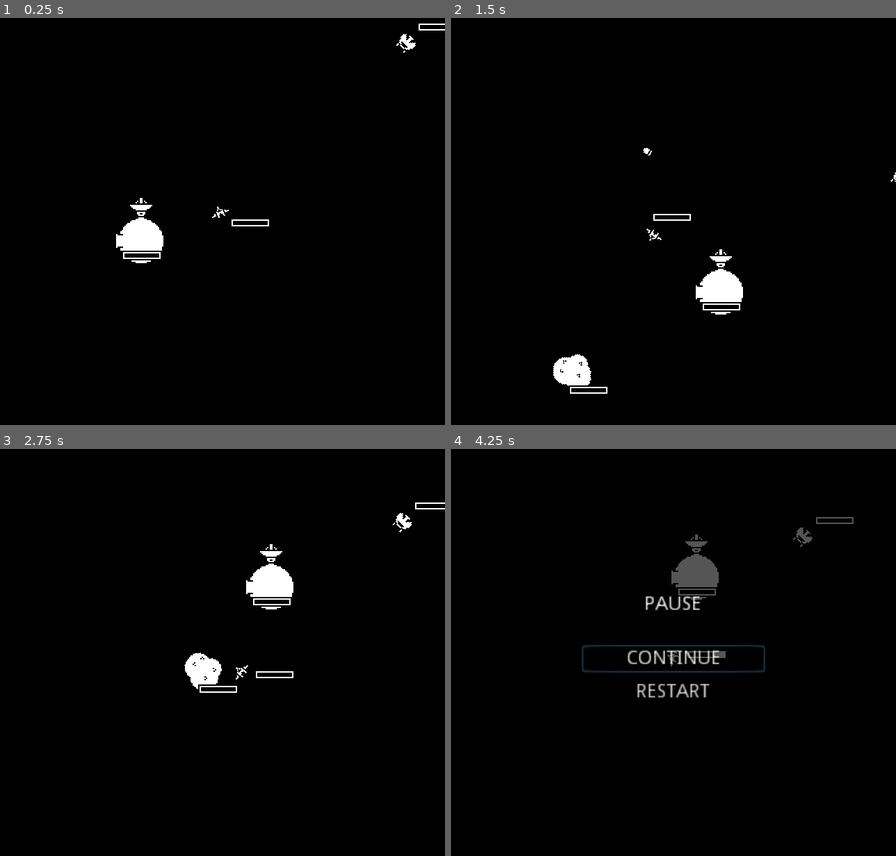
Above: before the commit, frames 1-4 (two rows, left to right).
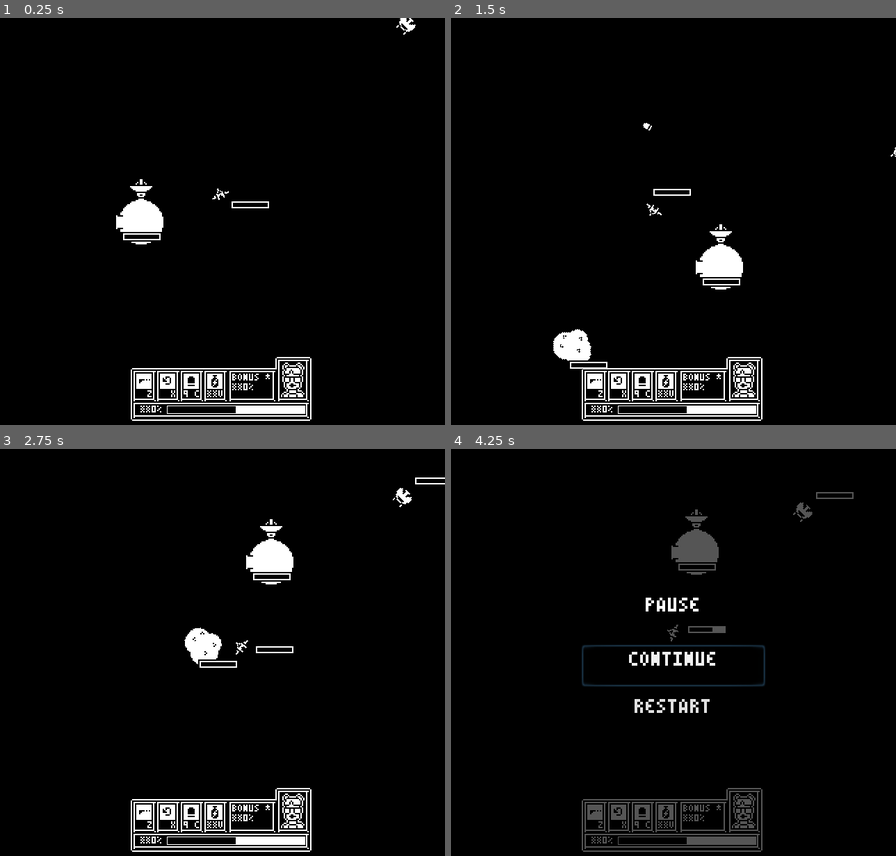
Above: after the commit, the same moments.

Repository: rthurmed/OrbitDefender
Game: Godot game, scene res://src/levels/Main.tscn
The game is run twice, just before and just after one commit, with the same random seed, the same clock (stepped at 60 frames per second) and the same inputs. Sound files missing from this copy of the repository are replaced by a short silence.
Inputs:
- Up to frame 1 (0.25 s): no input
- Up to frame 2 (1.5 s): tap C (bomb) at 0.6 s; tap Up (higher) at 1.35 s
- Up to frame 3 (2.75 s): tap X (invert) at 2.1 s
- Up to frame 4 (4.25 s): tap Down (lower) at 2.85 s; tap Z (shoot) at 3.6 s; tap Escape (pause) at 4.15 s

The runs differ from the first frame. In frame 1, 3.7% of the frame differs, in the area x 26-100%, y 0-99%; in frame 2, 4.7%; in frame 3, 5.0%; in frame 4, 5.8%, in the area x 29-91%, y 10-99%.

Commit message:
Implemented initial version of the UI

Diff:
--- /dev/null
+++ b/assets/ui/font/default_font.tres
@@ -0,0 +1,9 @@
+[gd_resource type="DynamicFont" load_steps=2 format=2]
+
+[ext_resource path="res://assets/ui/font/Last Spaceship.ttf" type="DynamicFontData" id=1]
+
+[resource]
+size = 8
+use_mipmaps = true
+extra_spacing_top = 8
+font_data = ExtResource( 1 )
--- /dev/null
+++ b/assets/ui/font/ui_font.tres
@@ -0,0 +1,8 @@
+[gd_resource type="DynamicFont" load_steps=2 format=2]
+
+[ext_resource path="res://assets/ui/font/Last Spaceship.ttf" type="DynamicFontData" id=1]
+
+[resource]
+use_mipmaps = true
+extra_spacing_top = 8
+font_data = ExtResource( 1 )
--- a/project.godot
+++ b/project.godot
@@ -49,6 +49,10 @@
 window/size/test_height=672
 window/stretch/mode="2d"
 window/stretch/aspect="expand"
+
+[gui]
+
+theme/custom_font="res://assets/ui/font/default_font.tres"
 
 [importer_defaults]
 
--- a/src/game/ship/Ship.tscn
+++ b/src/game/ship/Ship.tscn
@@ -96,6 +96,7 @@
 [node name="Camera2D" type="Camera2D" parent="RotatoryAxis/Spaceship"]
 current = true
 smoothing_enabled = true
+offset_v = 0.6
 
 [node name="AnimationPlayer" type="AnimationPlayer" parent="RotatoryAxis/Spaceship"]
 anims/RESET = SubResource( 3 )
--- a/src/levels/Main.tscn
+++ b/src/levels/Main.tscn
@@ -1,9 +1,18 @@
-[gd_scene load_steps=5 format=2]
+[gd_scene load_steps=11 format=2]
 
 [ext_resource path="res://src/game/Planet.tscn" type="PackedScene" id=1]
 [ext_resource path="res://src/game/logic/SpawnEnemies.tscn" type="PackedScene" id=2]
 [ext_resource path="res://src/game/ship/Ship.tscn" type="PackedScene" id=3]
 [ext_resource path="res://src/game/logic/SpawnAsteroids.tscn" type="PackedScene" id=4]
+[ext_resource path="res://assets/ui/shell.png" type="Texture" id=5]
+[ext_resource path="res://assets/ui/font/default_font.tres" type="DynamicFont" id=6]
+[ext_resource path="res://assets/ui/progress_fg.tres" type="StyleBox" id=7]
+[ext_resource path="res://assets/ui/progress_bg.tres" type="StyleBox" id=8]
+[ext_resource path="res://assets/ui/portrait-Sheet.png" type="Texture" id=9]
+
+[sub_resource type="AtlasTexture" id=1]
+atlas = ExtResource( 9 )
+region = Rect2( 34, 0, 17, 25 )
 
 [node name="Main" type="Node2D"]
 
@@ -16,3 +25,98 @@
 [node name="SpawnEnemies" parent="." instance=ExtResource( 2 )]
 
 [node name="SpawnAsteroids" parent="." instance=ExtResource( 4 )]
+
+[node name="UI" type="CanvasLayer" parent="."]
+
+[node name="HUD" type="Control" parent="UI"]
+anchor_right = 1.0
+anchor_bottom = 1.0
+
+[node name="Shell" type="TextureRect" parent="UI/HUD"]
+anchor_left = 0.5
+anchor_top = 1.0
+anchor_right = 0.5
+anchor_bottom = 1.0
+margin_left = -80.0
+margin_top = -65.0
+margin_right = 80.0
+texture = ExtResource( 5 )
+
+[node name="Indicators" type="Control" parent="UI/HUD/Shell"]
+margin_right = 40.0
+margin_bottom = 40.0
+
+[node name="BombCount" type="Control" parent="UI/HUD/Shell/Indicators"]
+margin_left = 51.0
+margin_top = 20.0
+margin_right = 64.0
+margin_bottom = 39.0
+
+[node name="Label" type="Label" parent="UI/HUD/Shell/Indicators/BombCount"]
+margin_left = 1.0
+margin_top = 8.0
+margin_right = 9.0
+margin_bottom = 24.0
+text = "9"
+
+[node name="BoostCount" type="Control" parent="UI/HUD/Shell/Indicators"]
+margin_left = 68.0
+margin_top = 20.0
+margin_right = 81.0
+margin_bottom = 39.0
+
+[node name="Label" type="Label" parent="UI/HUD/Shell/Indicators/BoostCount"]
+margin_left = 1.0
+margin_top = 8.0
+margin_right = 9.0
+margin_bottom = 24.0
+text = "~~"
+
+[node name="Progress" type="Control" parent="UI/HUD/Shell"]
+margin_right = 126.0
+margin_bottom = 11.0
+
+[node name="Label" type="Label" parent="UI/HUD/Shell/Progress"]
+margin_left = 18.0
+margin_top = 39.0
+margin_right = 40.0
+margin_bottom = 55.0
+custom_fonts/font = ExtResource( 6 )
+text = "~~0%"
+align = 1
+uppercase = true
+
+[node name="ProgressBar" type="ProgressBar" parent="UI/HUD/Shell/Progress"]
+margin_left = 39.0
+margin_top = 43.0
+margin_right = 292.0
+margin_bottom = 63.0
+rect_scale = Vector2( 0.4, 0.4 )
+custom_colors/font_color = Color( 0, 0, 0, 1 )
+custom_fonts/font = ExtResource( 6 )
+custom_styles/fg = ExtResource( 7 )
+custom_styles/bg = ExtResource( 8 )
+value = 50.0
+percent_visible = false
+
+[node name="Bonus" type="Control" parent="UI/HUD/Shell"]
+margin_right = 30.0
+margin_bottom = 19.0
+
+[node name="Label" type="Label" parent="UI/HUD/Shell/Bonus"]
+margin_left = 87.0
+margin_top = 23.0
+margin_right = 116.0
+margin_bottom = 39.0
+text = "~~0%"
+
+[node name="Portrait" type="Control" parent="UI/HUD/Shell"]
+margin_left = 122.0
+margin_top = 13.0
+margin_right = 139.0
+margin_bottom = 38.0
+
+[node name="TextureRect" type="TextureRect" parent="UI/HUD/Shell/Portrait"]
+margin_right = 17.0
+margin_bottom = 25.0
+texture = SubResource( 1 )
--- a/src/system/Pause.tscn
+++ b/src/system/Pause.tscn
@@ -1,5 +1,6 @@
-[gd_scene load_steps=2 format=2]
+[gd_scene load_steps=3 format=2]
 
+[ext_resource path="res://assets/ui/font/ui_font.tres" type="DynamicFont" id=1]
 [ext_resource path="res://src/system/Pause.gd" type="Script" id=3]
 
 [node name="Pause" type="CanvasLayer"]
@@ -29,11 +30,9 @@
 margin_top = -45.3669
 margin_right = 66.0
 margin_bottom = -13.3669
+custom_fonts/font = ExtResource( 1 )
 text = "PAUSE"
 align = 1
-__meta__ = {
-"_edit_use_anchors_": false
-}
 
 [node name="VBoxContainer" type="VBoxContainer" parent="UI"]
 anchor_left = 0.5
@@ -44,20 +43,19 @@
 margin_top = -9.0
 margin_right = 66.0
 margin_bottom = 35.0
-__meta__ = {
-"_edit_use_anchors_": false
-}
 
 [node name="Continue" type="Button" parent="UI/VBoxContainer"]
 margin_right = 132.0
-margin_bottom = 20.0
+margin_bottom = 30.0
+custom_fonts/font = ExtResource( 1 )
 text = "CONTINUE"
 flat = true
 
 [node name="Restart" type="Button" parent="UI/VBoxContainer"]
-margin_top = 24.0
+margin_top = 34.0
 margin_right = 132.0
-margin_bottom = 44.0
+margin_bottom = 64.0
+custom_fonts/font = ExtResource( 1 )
 text = "RESTART"
 flat = true
 
Binary file added: assets/ui/font/Last Spaceship.ttf
Binary file added: assets/ui/portrait-Sheet.png
Not shown, added: assets/ui/portrait-Sheet.png.import
Binary file added: assets/ui/shell.png
Not shown, added: assets/ui/shell.png.import
